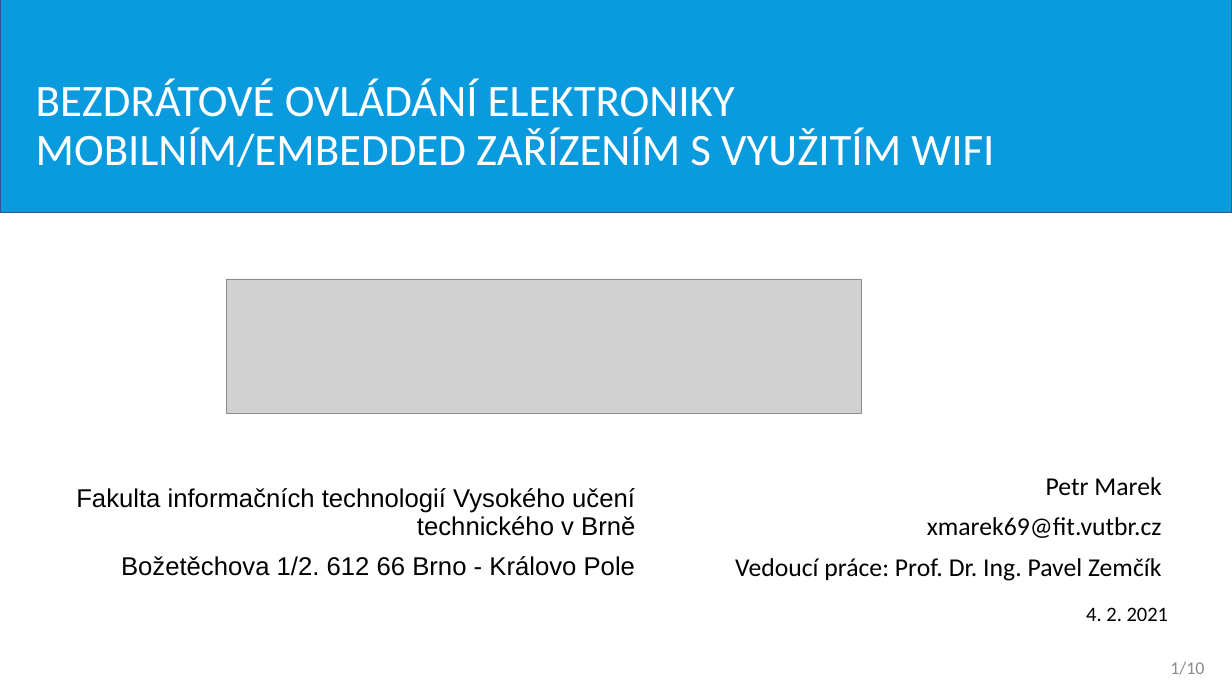
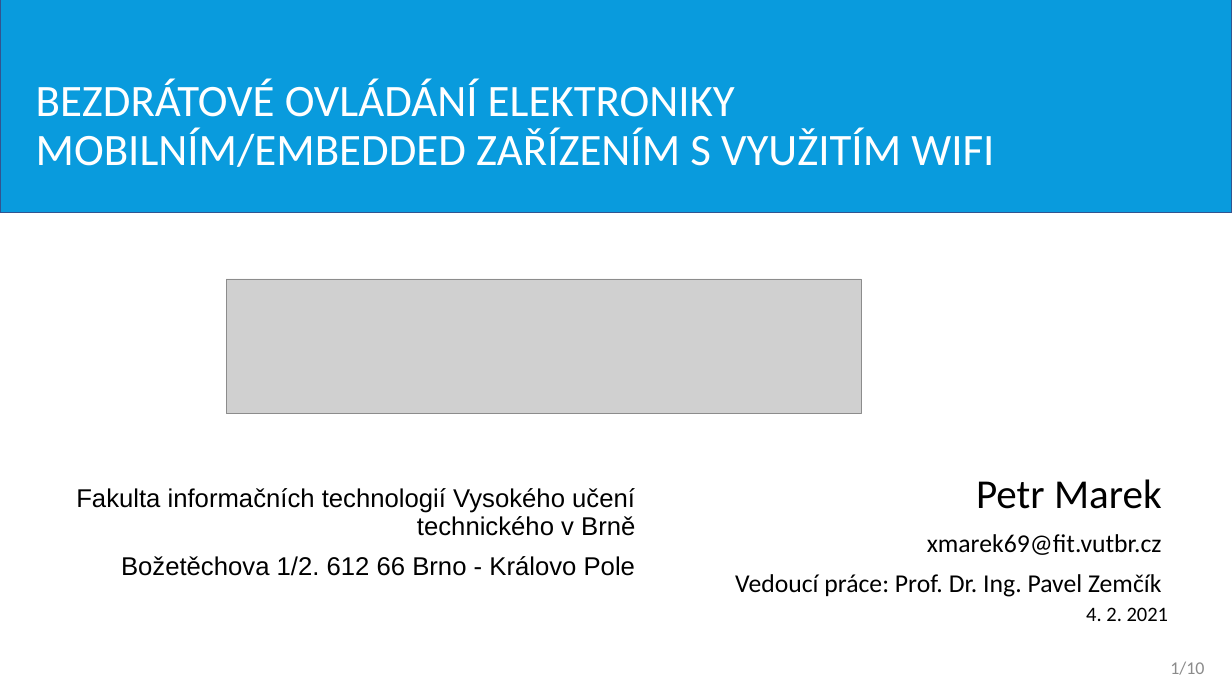
Before and after one commit to dinoq/RPi-Smart-Home, a slide deck: slide 1 of BP/Obhajoba BP/2021/ITT prezentace.pptx. Drawn at 1232x693 pixels with LibreOffice and Linux fonts; fonts in the diff are those of the drawing; grey boxes stand for pictures. Boxes give left, top, right and bottom in pixels: in the first picture for what was removed or moved away, otherwise in the second. Text is boxed around its words. In the diff, an @@ line names an element or a change of style, - is before the commit and + after.

```diff
--- a/BP/Obhajoba BP/2021/ITT prezentace.pptx
+++ b/BP/Obhajoba BP/2021/ITT prezentace.pptx
@@ text at [976, 479, 1162, 509]: size 20 to 32 pt in "Petr Marek" @@
```
Also in this commit, not shown: 10 other files.
